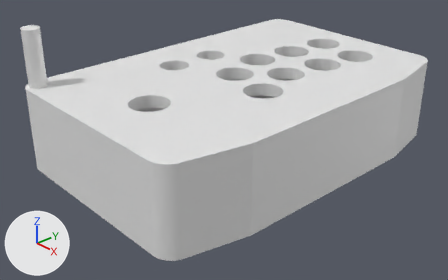
The Blender file [2026] Arcade Keypad/Arcade Keypad.blend, before and after one commit.
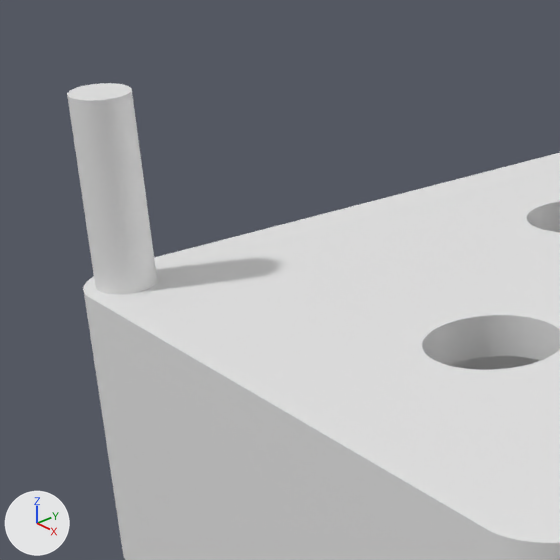
Old and new are each drawn whole from a camera (50 mm lens) standing at (0.344, -0.335, 0.209) and looking at (0.004, -0.024, -0.016) and again close up on the part from 0% to 38% of the width and 0% to 61% of the height. The axes (+X, +Y, +Z) are drawn at lower left. The lights are the same throughout. The first two pictures are the older version.

The scene before the commit, as lines of its bpy script (objects in view):
```python
me_cube_003 = bpy.data.meshes.new('Cube.003')
me_cube_003.from_pydata(...)  # 4050 vertices, 2033 faces; spans x -0.097..0.097, y -0.147..0.147, z -0.035..0.035
me_cube_003.materials.append(mat_material_003)  # white #e7e7e7
me_cylinder_015 = bpy.data.meshes.new('Cylinder.015')
me_cylinder_015.from_pydata(...)  # a 100-sided cylinder along z spanning x -0.0032..0.0032, y -0.0032..0.0032, z -0.025..0.025
ob_cube_002 = bpy.data.objects.new('Cube.002', me_cube_003)
ob_cube_002.location = (0.0, 0.0, 0.0)
ob_cylinder_001 = bpy.data.objects.new('Cylinder.001', me_cylinder_015)
ob_cylinder_001.location = (-0.086, -0.137, 0.056)
ob_cylinder_001.scale = (2.15, 2.15, 1.0)
```
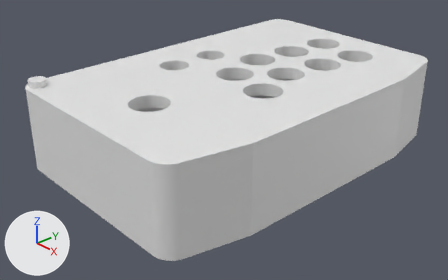
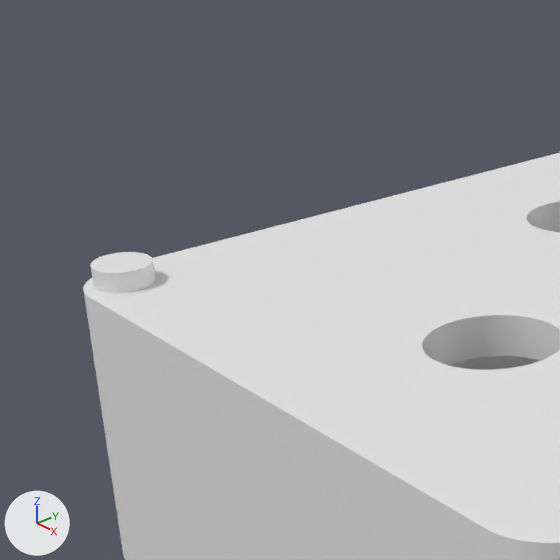
Changed parts and their boxes (x1, y1, x2, y2) in the close-ups (560 x 560 px):
'Cylinder.001', moved, rescaled: before (67, 83, 157, 294); after (90, 252, 155, 293)

Edits to the bpy script that builds the scene:
```text
Change ob_cylinder_001:
    ob_cylinder_001.location: (-0.086, -0.137, 0.056) -> (-0.087, -0.137, 0.035)
    ob_cylinder_001.scale: (2.15, 2.15, 1.0) -> (2.15, 2.15, 0.2)
```
